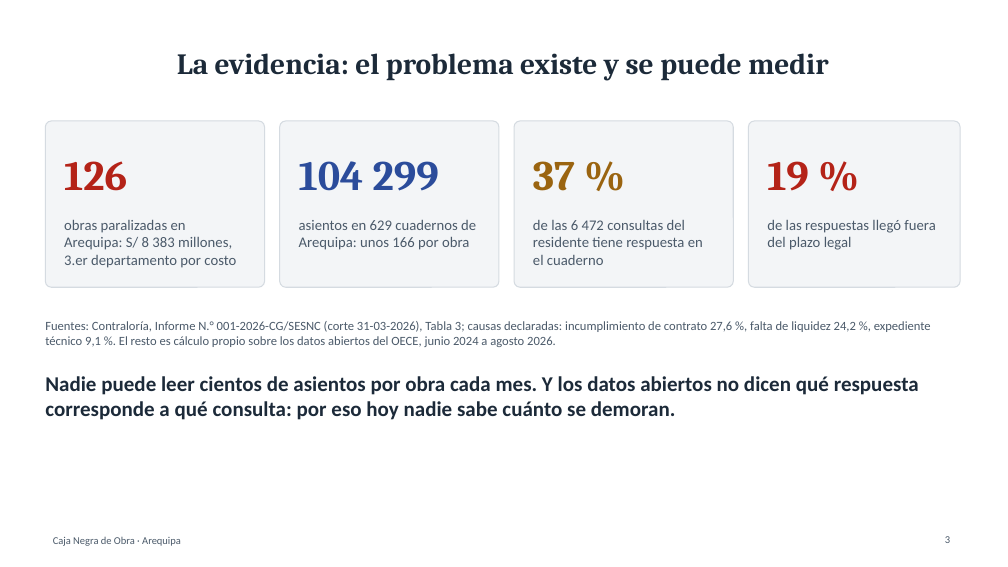
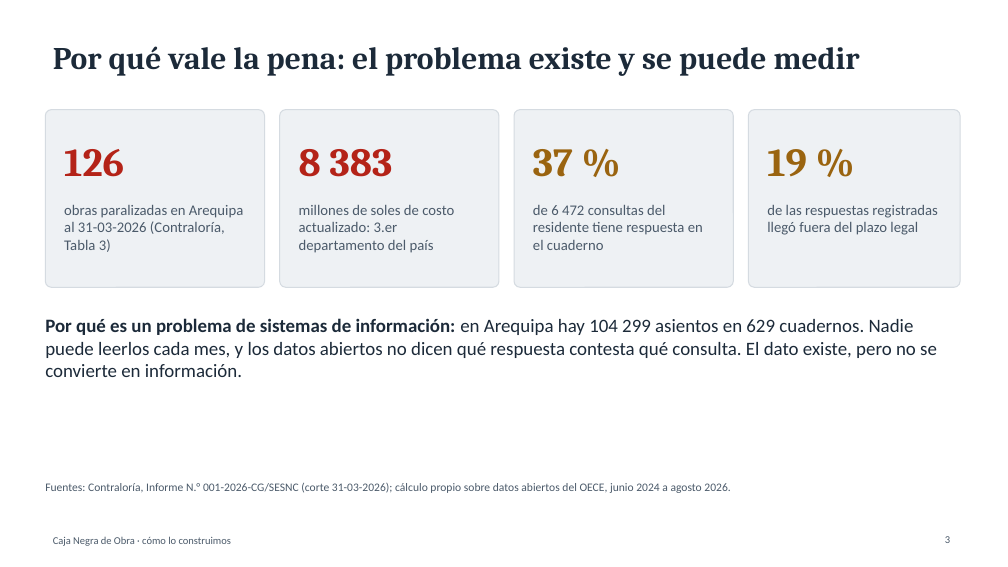
Before and after one commit to OwerLopez/caja-negra-obras, a slide deck: slide 3 of diapositivas/Caja_Negra_de_Obra.pptx. Drawn at 1008x567 pixels with LibreOffice and Linux fonts; fonts in the diff are those of the drawing. Boxes give left, top, right and bottom in pixels: in the first picture for what was removed or moved away, otherwise in the second. Text is boxed around its words. In the diff, an @@ line names an element or a change of style, - is before the commit and + after.

```diff
--- a/diapositivas/Caja_Negra_de_Obra.pptx
+++ b/diapositivas/Caja_Negra_de_Obra.pptx
@@ title at box(53, 46, 860, 76): text changed; size 28 to 30 pt @@
-La evidencia: el problema existe y se puede medir
+Por qué vale la pena: el problema existe y se puede medir
@@ rounded rectangle: place and size @@
-rounded rectangle at box(45, 121, 265, 287)
+rounded rectangle at box(45, 110, 265, 287)
@@ rounded rectangle: place and size @@
-rounded rectangle at box(280, 121, 499, 287)
+rounded rectangle at box(280, 110, 499, 287)
@@ rounded rectangle: place and size @@
-rounded rectangle at box(514, 121, 734, 287)
+rounded rectangle at box(514, 110, 734, 287)
@@ fill #F3F5F7 to #EEF1F4; proportions changed in 4 elements at box(280, 110, 499, 287), box(514, 110, 734, 287), box(45, 110, 265, 287), box(749, 110, 960, 287) @@
@@ rounded rectangle: place and size @@
-rounded rectangle at box(749, 121, 960, 287)
+rounded rectangle at box(749, 110, 960, 287)
@@ text "126": place and size @@
-text "126" at box(64, 161, 127, 191)
+text "126" at box(64, 149, 124, 177)
@@ text "126" at box(64, 149, 124, 177): size 40 to 38 pt @@
@@ text at box(299, 149, 393, 177): text changed; size 40 to 38 pt; text colour #2B4C9B to #B42318 @@
-104 299
+8 383
@@ text "37 %" at box(533, 149, 573, 177): size 40 to 38 pt @@
@@ text "37 %": place and size @@
-text "37 %" at box(533, 161, 575, 191)
+text "37 %" at box(533, 149, 573, 177)
@@ text "19 %": place and size @@
-text "19 %" at box(767, 161, 809, 191)
+text "19 %" at box(767, 149, 807, 177)
@@ text "19 %" at box(767, 149, 807, 177): size 40 to 38 pt, text colour #B42318 to #9A6410 @@
@@ text at box(64, 205, 243, 252): text changed @@
-obras paralizadas en Arequipa: S/ 8 383 millones, 3.er departamento por costo
+obras paralizadas en Arequipa al 31-03-2026 (Contraloría, Tabla 3)
@@ text at box(299, 205, 454, 253): text changed @@
-asientos en 629 cuadernos de Arequipa: unos 166 por obra
+millones de soles de costo actualizado: 3.er departamento del país
@@ text at box(533, 205, 703, 250): text changed @@
-de las 6 472 consultas del residente tiene respuesta en el cuaderno
+de 6 472 consultas del residente tiene respuesta en el cuaderno
@@ text at box(767, 205, 938, 235): text changed @@
-de las respuestas llegó fuera del plazo legal
+de las respuestas registradas llegó fuera del plazo legal
@@ text at box(45, 318, 937, 377): text changed; size 12 to 18 pt; text colour #4B5A6A to #1C2A39 @@
-Fuentes: Contraloría, Informe N.° 001-2026-CG/SESNC (corte 31-03-2026), Tabla 3; causas declaradas: incumplimiento de contrato 27,6 %, falta de liquidez 24,2 %, expediente técnico 9,1 %. El resto es cálculo propio sobre los datos abiertos del OECE, junio 2024 a agosto 2026.
+Por qué es un problema de sistemas de información: en Arequipa hay 104 299 asientos en 629 cuadernos. Nadie puede leerlos cada mes, y los datos abiertos no dicen qué respuesta contesta qué consulta. El dato existe, pero no se convierte en información.
@@ text at box(45, 483, 730, 493): text changed; size 20 to 11 pt; text colour #1C2A39 to #4B5A6A; bold off @@
-Nadie puede leer cientos de asientos por obra cada mes. Y los datos abiertos no dicen qué respuesta corresponde a qué consulta: por eso hoy nadie sabe cuánto se demoran.
+Fuentes: Contraloría, Informe N.° 001-2026-CG/SESNC (corte 31-03-2026); cálculo propio sobre datos abiertos del OECE, junio 2024 a agosto 2026.
@@ text at box(53, 536, 231, 546): text changed @@
-Caja Negra de Obra · Arequipa
+Caja Negra de Obra · cómo lo construimos
```
Also in this commit, not shown: 10 other slides changed, 19 slides added, 14 slides removed, 4 other files.
